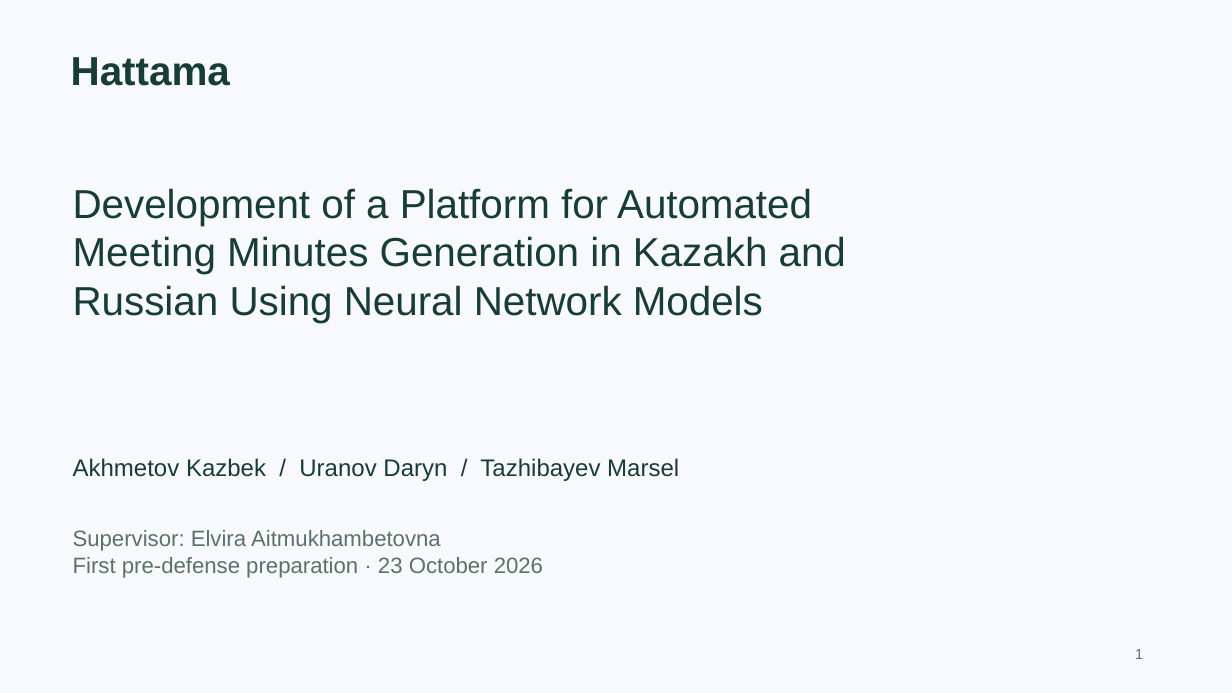
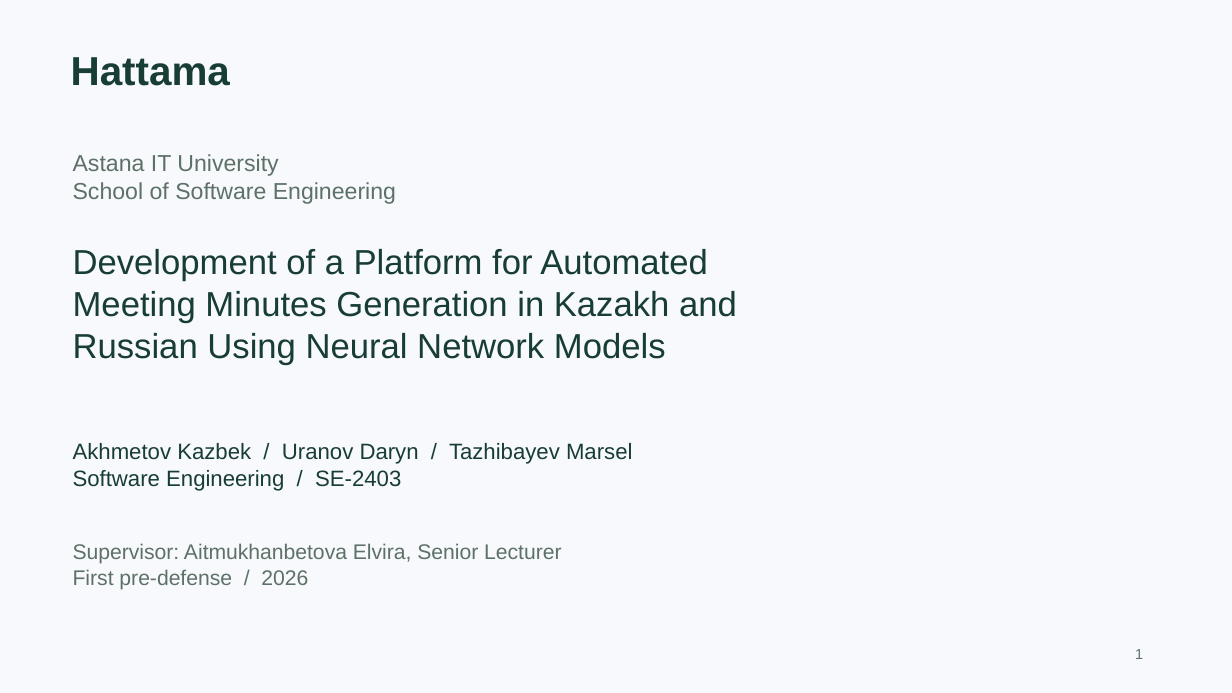
Before and after one commit to f0nce/hattama, a slide deck: slide 1 of docs/diploma/deliverables/Hattama_PreDefense_Presentation.pptx. Drawn at 1232x693 pixels with LibreOffice and Linux fonts; fonts in the diff are those of the drawing. Boxes give left, top, right and bottom in pixels: in the first picture for what was removed or moved away, otherwise in the second. Text is boxed around its words. In the diff, an @@ line names an element or a change of style, - is before the commit and + after.

Commit message:
docs: update AITU title pages and supervisor details
Record the supplied academic identity and team-reported hackathon win. Preserve the distinction between reported achievement and documented user interviews.

```diff
--- a/docs/diploma/deliverables/Hattama_PreDefense_Presentation.pptx
+++ b/docs/diploma/deliverables/Hattama_PreDefense_Presentation.pptx
@@ text added at (x1=73, y1=154, x2=396, y2=204), 18 pt, text #5D7167 @@
+Astana IT University
+School of Software Engineering
@@ text "Development of a Platform for ..." moved from (x1=73, y1=188, x2=846, y2=323) to (x1=73, y1=249, x2=737, y2=365) @@
@@ text "Development of a Platform for ..." at (x1=73, y1=249, x2=737, y2=365): size 31.5 to 27 pt @@
@@ text "Akhmetov Kazbek / Uranov Daryn ..." moved from (x1=73, y1=458, x2=679, y2=481) to (x1=73, y1=443, x2=633, y2=491) @@
@@ text at (x1=73, y1=443, x2=633, y2=464): size 18.8 to 17.2 pt in "Akhmetov Kazbek / Uranov Daryn / Tazhibayev ..." @@
@@ text at (x1=73, y1=470, x2=401, y2=491): paragraph added @@
+Software Engineering / SE-2403
@@ text at (x1=73, y1=543, x2=561, y2=590): text changed; size 17.2 to 16.5 pt @@
-Supervisor: Elvira Aitmukhambetovna
-First pre-defense preparation · 23 October 2026
+Supervisor: Aitmukhanbetova Elvira, Senior Lecturer
+First pre-defense / 2026
```
Also in this commit, not shown: 1 other slide changed, 10 other files.
